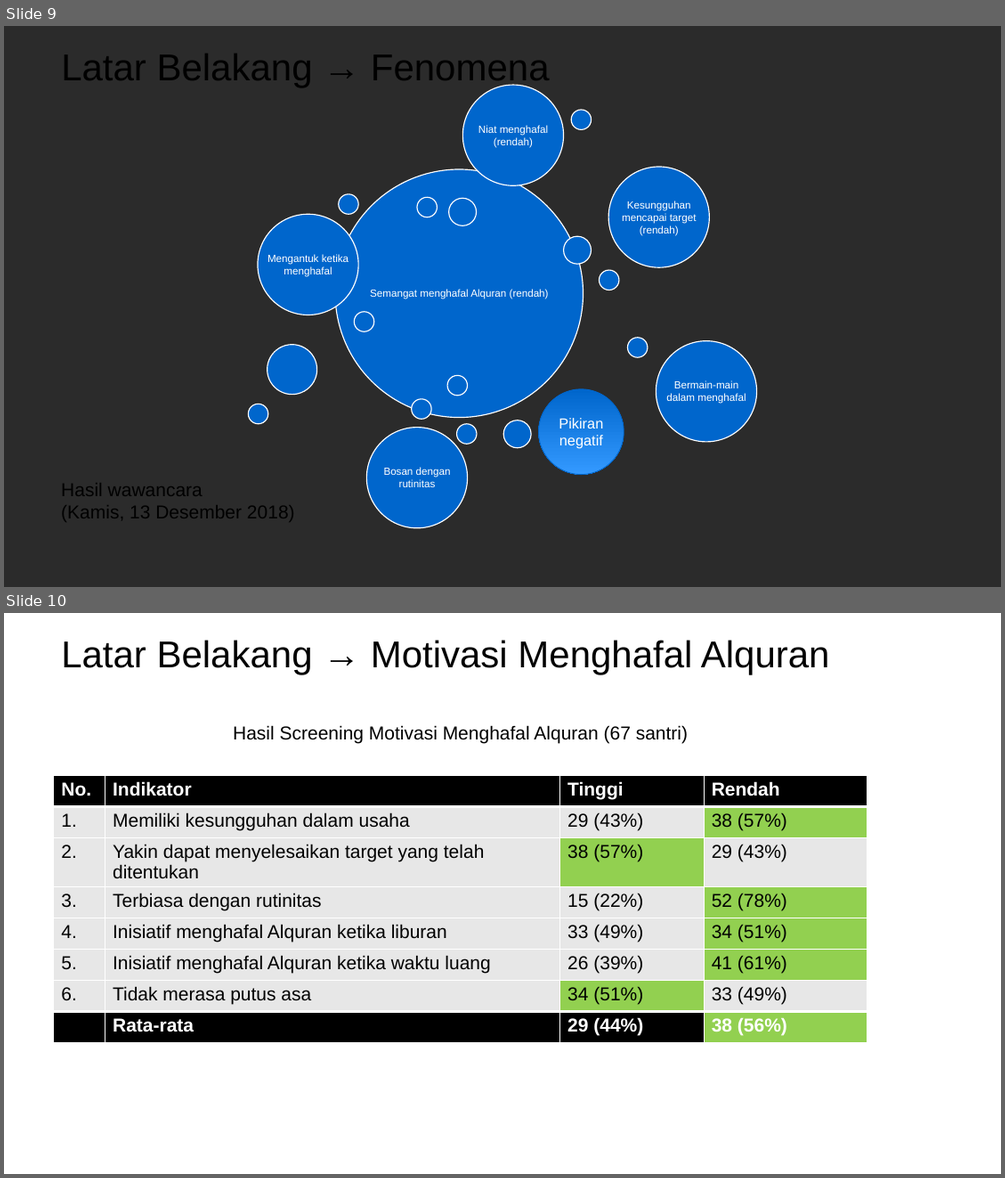
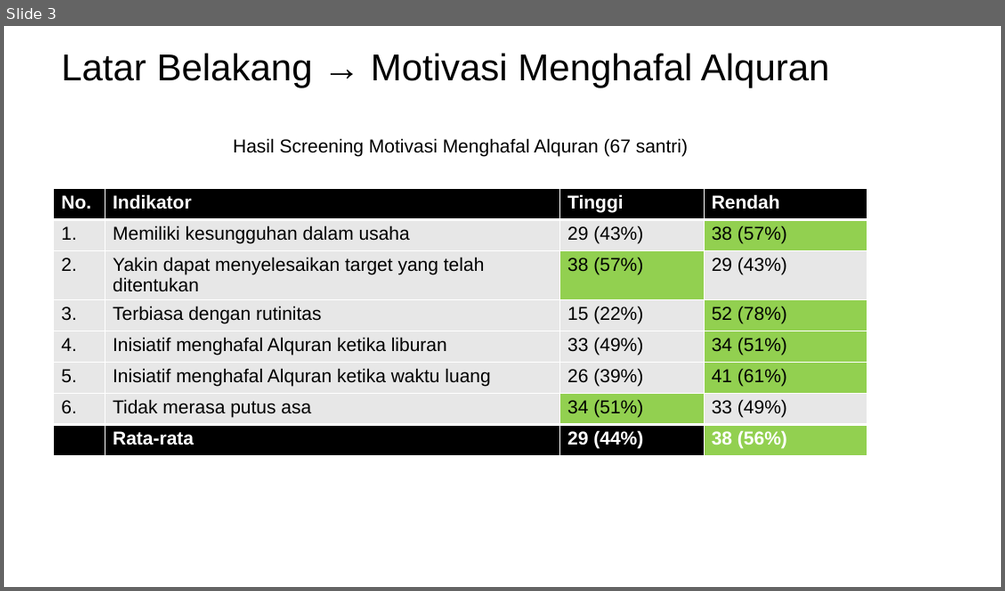
Before and after one commit to mzaini30/skripsi, a slide deck: seminar proposal.pptx. Shown one above the other, each under a label of ours: slides 9 and 10 before the commit, slide 3 after it. The pictures are 1005x1178 and 1005x591 pixels, drawn with LibreOffice and Linux fonts; fonts in the diff are those of the drawing; background and template pictures are left out; a plain dark background stands for a picture behind light text. Boxes give left, top, right and bottom in pixels: in the first picture for what was removed or moved away, otherwise in the second. Text is boxed around its words. In the diff, an @@ line names an element or a change of style, - is before the commit and + after.

```diff
--- a/seminar proposal.pptx
+++ b/seminar proposal.pptx
@@ slide 9 removed at <box>4,26,1001,587</box>, background picture (left out) @@
@@ title removed at <box>61,54,550,87</box> @@
-Latar Belakang → Fenomena
@@ group removed at <box>249,85,757,528</box>: 20 ellipses, 6 texts @@
-Semangat menghafal Alquran (rendah)
-Mengantuk ketika menghafal
-Kesungguhan mencapai target (rendah)
-Bermain-main dalam menghafal
-Bosan dengan rutinitas
-Niat menghafal (rendah)
@@ ellipse removed at <box>539,389,624,475</box> @@
@@ text removed at <box>558,418,603,449</box> @@
-Pikiran negatif
@@ text removed at <box>61,483,295,522</box> @@
-Hasil wawancara
-(Kamis, 13 Desember 2018)
@@ what was slide 10 is now slide 3 @@
```
Also in this commit, not shown: 2 slides changed, 12 other slides removed, 4 other files.
